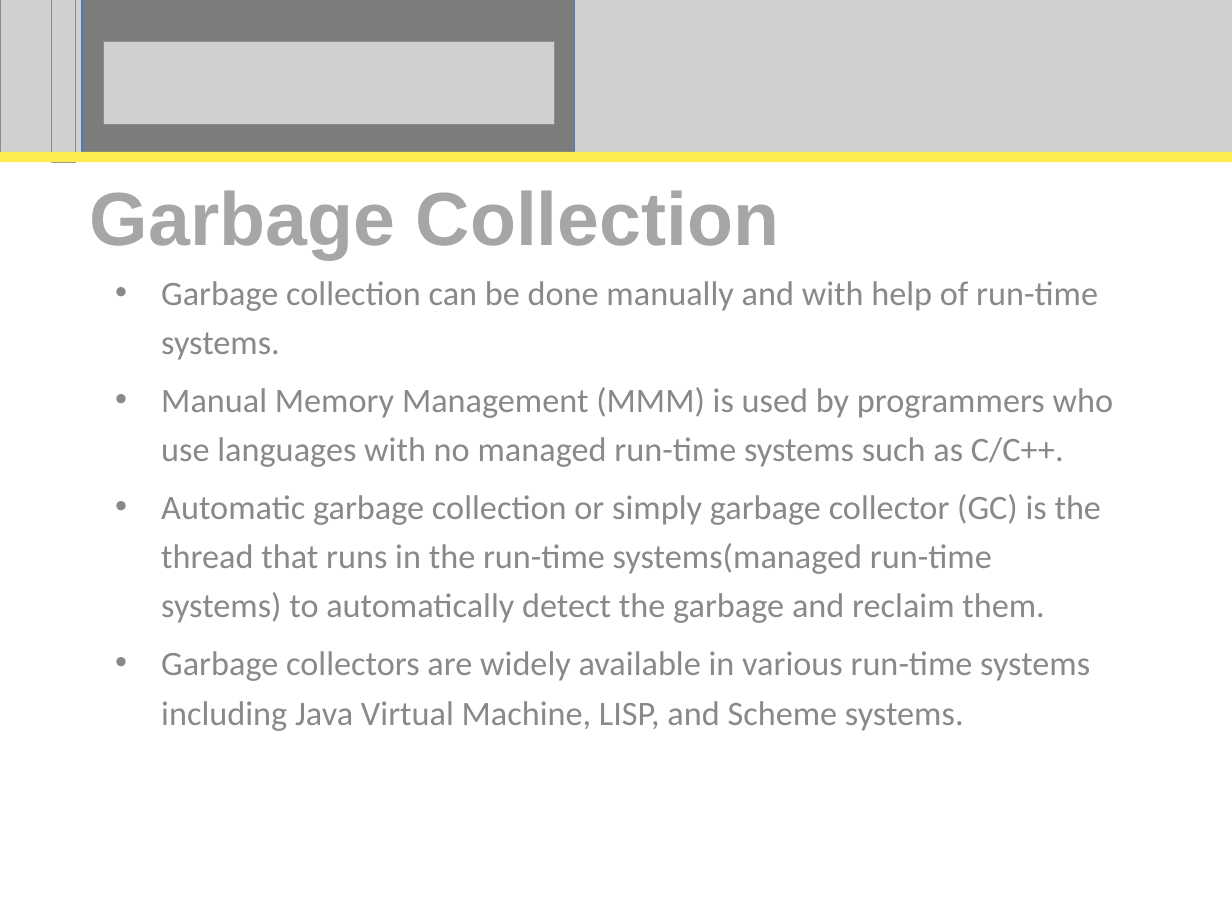
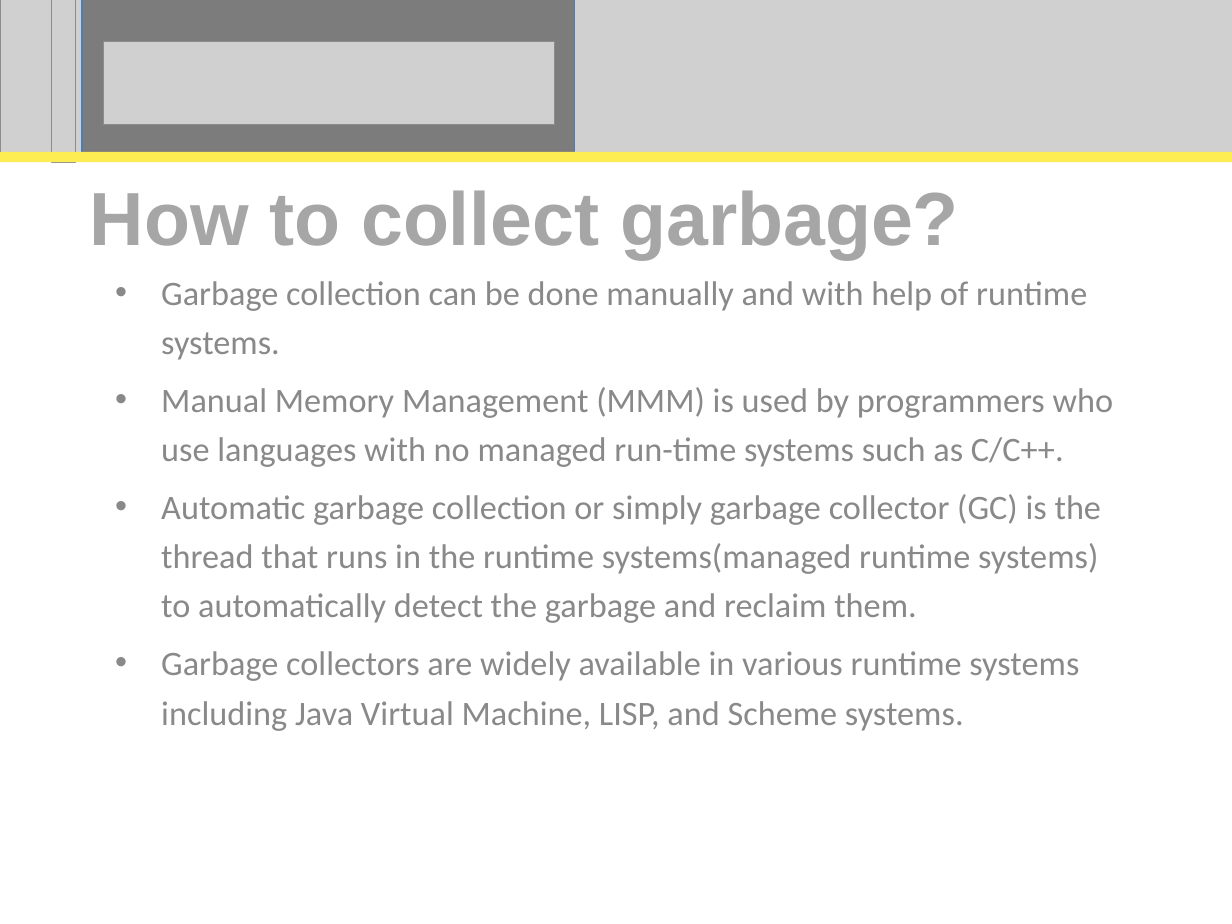
Before and after one commit to perpetualcoder/thesis, a slide deck: slide 4 of thesis-writing/thesisppt/Proposal.ppt. Drawn at 1232x924 pixels with LibreOffice and Linux fonts; fonts in the diff are those of the drawing; grey boxes stand for pictures. Boxes give left, top, right and bottom in pixels: in the first picture for what was removed or moved away, otherwise in the second. Text is boxed around its words. In the diff, an @@ line names an element or a change of style, - is before the commit and + after.

```diff
--- a/thesis-writing/thesisppt/Proposal.ppt
+++ b/thesis-writing/thesisppt/Proposal.ppt
@@ title at (x1=90, y1=190, x2=959, y2=260): text changed @@
-Garbage Collection
+How to collect garbage?
@@ subtitle at (x1=161, y1=281, x2=1087, y2=360): text changed @@
-• Garbage collection can be done manually and with help of run-time systems.
+• Garbage collection can be done manually and with help of runtime systems.
@@ subtitle at (x1=161, y1=494, x2=1101, y2=731): text changed @@
-• Automatic garbage collection or simply garbage collector (GC) is the thread that runs in the run-time systems(managed run-time systems) to automatically detect the garbage and reclaim them.
-• Garbage collectors are widely available in various run-time systems including Java Virtual Machine, LISP, and Scheme systems.
+• Automatic garbage collection or simply garbage collector (GC) is the thread that runs in the runtime systems(managed runtime systems) to automatically detect the garbage and reclaim them.
+• Garbage collectors are widely available in various runtime systems including Java Virtual Machine, LISP, and Scheme systems.
```
Also in this commit, not shown: 21 other slides changed, 3 slides added, 6 slides removed.
